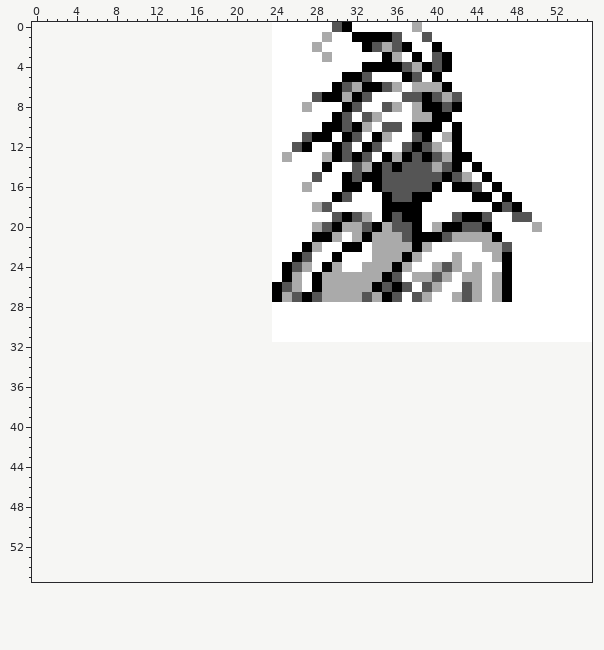
One commit to this pixel-art sprite: pic/monback/moltresb.png. Above, as it was before the edit.
The file is 32x32 pixels. The old version is drawn lined up with the new one, on the new canvas.
Once edited:
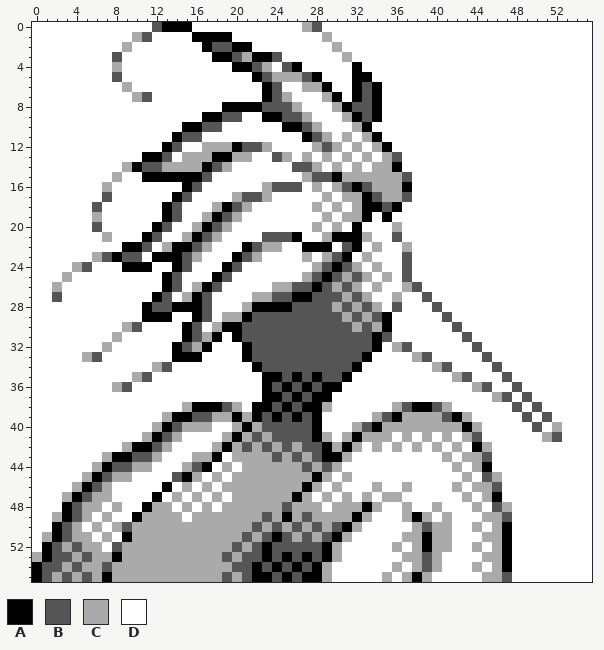
Palette (. is transparent): A #000000  B #555555  C #aaaaaa  D #ffffff
The exact change:
canvas 32x32 -> 56x56, the old top-left corner now at 24,0
@@ x 0..55 @@
- 0 ........................DDDDDDBADDDDDDCDDDDDDDDDDDDDDDDD
- 1 ........................DDDDDCDDAAAABDDBDDDDDDDDDDDDDDDD
- 2 ........................DDDDCDDDDABCBADDADDDDDDDDDDDDDDD
- 3 ........................DDDDDCDDDDDACDADBADDDDDDDDDDDDDD
- 4 ........................DDDDDDDDDAAAABCABADDDDDDDDDDDDDD
- 5 ........................DDDDDDDAABDDDABDADDDDDDDDDDDDDDD
- 6 ........................DDDDDDABCAABCDCCCADDDDDDDDDDDDDD
- 7 ........................DDDDBAACABDDDBBABCBDDDDDDDDDDDDD
- 8 ........................DDDCDDDABDDBCDCAABADDDDDDDDDDDDD
- 9 ........................DDDDDDABDBCDDDCCAADDDDDDDDDDDDDD
-10 ........................DDDDDAABACDBBDAAADADDDDDDDDDDDDD
-11 ........................DDDBAADABDACDDBADCADDDDDDDDDDDDD
-12 ........................DDBADDABDABDDBABCDADDDDDDDDDDDDD
-13 ........................DCDDDCABABDACABABCAADDDDDDDDDDDD
-14 ........................DDDDDADDBCABABBBCBADADDDDDDDDDDD
-15 ........................DDDDBDDABAABBBBBBABCDADDDDDDDDDD
-16 ........................DDDCDDDAADABBBBBADAABDADDDDDDDDD
-17 ........................DDDDDDABDDDABBAADDDDAADADDDDDDDD
-18 ........................DDDDCBDDDDDAAAADDDDDDDABADDDDDDD
-19 ........................DDDDDDBABCDABAADDDBAABDDBBDDDDDD
-20 ........................DDDDCBACCBACBBADCAABBADDDDCDDDDD
-21 ........................DDDDAACDCACCCBAAABCCCCADDDDDDDDD
-22 ........................DDDACDDAADCCCCACDDDDDCCBDDDDDDDD
-23 ........................DDABDDADDDCCCACDDDCDDDCADDDDDDDD
-24 ........................DABCDACDDCCCACDDCBCDCDDADDDDDDDD
-25 ........................DACDACCCCCCABDCCBCDCCDCADDDDDDDD
-26 ........................ABCDACCCCCABABDBCDDBCDCADDDDDDDD
-27 ........................ACBABCCCCBCABDBCDDCBCDCADDDDDDDD
-28 ........................DDDDDDDDDDDDDDDDDDDDDDDDDDDDDDDD
-29 ........................DDDDDDDDDDDDDDDDDDDDDDDDDDDDDDDD
-30 ........................DDDDDDDDDDDDDDDDDDDDDDDDDDDDDDDD
-31 ........................DDDDDDDDDDDDDDDDDDDDDDDDDDDDDDDD
-32 ........................................................
-33 ........................................................
-34 ........................................................
-35 ........................................................
-36 ........................................................
-37 ........................................................
-38 ........................................................
-39 ........................................................
-40 ........................................................
-41 ........................................................
-42 ........................................................
-43 ........................................................
-44 ........................................................
-45 ........................................................
-46 ........................................................
-47 ........................................................
-48 ........................................................
-49 ........................................................
-50 ........................................................
-51 ........................................................
-52 ........................................................
-53 ........................................................
-54 ........................................................
-55 ........................................................
+ 0 DDDDDDDDDDDDBAAADDDDDDDDDDDCBDDDDDDDDDDDDDDDDDDDDDDDDDDD
+ 1 DDDDDDDDDDCBDDDDAAAADDDDDDDDDCDDDDDDDDDDDDDDDDDDDDDDDDDD
+ 2 DDDDDDDDDCDDDDDDDABBAADDDDDDDDCDDDDDDDDDDDDDDDDDDDDDDDDD
+ 3 DDDDDDDDBDDDDDDDDDAABCAABDDDDDDCDDDDDDDDDDDDDDDDDDDDDDDD
+ 4 DDDDDDDDCDDDDDDDDDDDAABCDBADDDDDADDDDDDDDDDDDDDDDDDDDDDD
+ 5 DDDDDDDDBDDDDDDDDDDDDDABCCCBADDDAADDDDDDDDDDDDDDDDDDDDDD
+ 6 DDDDDDDDDCDDDDDDDDDDDDDABDDCCADDABADDDDDDDDDDDDDDDDDDDDD
+ 7 DDDDDDDDDDCBDDDDDDDDDDDABCDDDCADABADDDDDDDDDDDDDDDDDDDDD
+ 8 DDDDDDDDDDDDDDDDDDDAAAABBBCDDDCABBADDDDDDDDDDDDDDDDDDDDD
+ 9 DDDDDDDDDDDDDDDDDAABBDDAABBCDDDCABADDDDDDDDDDDDDDDDDDDDD
+10 DDDDDDDDDDDDDDDAABBDDDDDDAABCDDDCADDDDDDDDDDDDDDDDDDDDDD
+11 DDDDDDDDDDDDDDABBDDDDDDDDDDABCDCDCADDDDDDDDDDDDDDDDDDDDD
+12 DDDDDDDDDDDDDABDDCCCABBCDDDDCBCDCDCADDDDDDDDDDDDDDDDDDDD
+13 DDDDDDDDDDDAABDCCCAACCDDBCDCDCDCDCDCBDDDDDDDDDDDDDDDDDDD
+14 DDDDDDDDDCABBCCCCABCDDDDDDBBCDCDCDCCADDDDDDDDDDDDDDDDDDD
+15 DDDDDDDDCDDAAAAAABDDDDDDDDDCBBACCCCCCBDDDDDDDDDDDDDDDDDD
+16 DDDDDDDCDDDDDDDABDDDDDDCBBBDCDCBABCCCADDDDDDDDDDDDDDDDDD
+17 DDDDDDDBDDDDDDABDDDDCBBCDDDDDCDCCABCCBDDDDDDDDDDDDDDDDDD
+18 DDDDDDBDDDDDDABDDDCABCDDDDDDCDCDCAABADDDDDDDDDDDDDDDDDDD
+19 DDDDDDCDDDDDDABDDCABCDDDDDDDDCDCCADADDDDDDDDDDDDDDDDDDDD
+20 DDDDDDBDDDDDABDDCABCDDDDDDDDCDCDADDDCDDDDDDDDDDDDDDDDDDD
+21 DDDDDDDCDDDABDDCABCDDDDBBBADDCAAACDDBDDDDDDDDDDDDDDDDDDD
+22 DDDDDDDDDAABDCAABCDDDABCCDDAAADBADCDDCDDDDDDDDDDDDDDDDDD
+23 DDDDDDCBABBDAAABCDDDABCDDDDCDCBADCDDDBDDDDDDDDDDDDDDDDDD
+24 DDDDCBDDDAAADDABDDDABDDDDDDDCBABCDCDDBDDDDDDDDDDDDDDDDDD
+25 DDDCDDDDDDDDDABDDDABDDDDDDDCBABCBCDCDBDDDDDDDDDDDDDDDDDD
+26 DDCDDDDDDDDDDABDCABDDDDDCCBBABCBCDCDDCBDDDDDDDDDDDDDDDDD
+27 DDBDDDDDDDDDABDCABDDDDCCBBAABBBCBCDDCDDBDDDDDDDDDDDDDDDD
+28 DDDDDDDDDDDABBAAABDDDCAAAABBBBCBCBCDBDDDBDDDDDDDDDDDDDDD
+29 DDDDDDDDDDDAAADDABDCCABBBBBBBBBCBCBADDDDDBDDDDDDDDDDDDDD
+30 DDDDDDDDDCBDDDDABDCAABBBBBBBBBBBCBCADDDDDDBDDDDDDDDDDDDD
+31 DDDDDDDDCDDDDDDABCADABBBBBBBBBBBBBABDDDDDDDBDDDDDDDDDDDD
+32 DDDDDDDCDDDDDDABCADDDABBBBBBBBBBBBADCBDDDDDDBDDDDDDDDDDD
+33 DDDDDCBDDDDDDDAAADDDDABBBBBBBBBBBADDDDCBDDDDDBDDDDDDDDDD
+34 DDDDDDDDDDDDCBDDDDDDDDABBBBBBBBBADDDDDDDCBDDDDBDDDDDDDDD
+35 DDDDDDDDDDCBDDDDDDDDDDDAABABABBADDDDDDDDDDCBDDDBDDDDDDDD
+36 DDDDDDDDCBDDDDDDDDDDDDDABABABAADDDDDDDDDDDDDCBDDBDDDDDDD
+37 DDDDDDDDDDDDDDDDDDDDDDDAABABAADDDDDDDDDDDDDDDDCBDBDDDDDD
+38 DDDDDDDDDDDDDDDCAAABCDAABABAACDDDDDDCBAABCDDDDDDBDBDDDDD
+39 DDDDDDDDDDDDDCAABBCCACABABABADDDDDCBACCCCBACDDDDDBDBDDDD
+40 DDDDDDDDDDDDCABCCCDDCACBBBBBADDDCBACCCCCCCCACDDDDDBDCDDD
+41 DDDDDDDDDDDCABCDDDDCACBCBBBBACDCACCCDCDCDCDCBDDDDDDCBDDD
+42 DDDDDDDDDCAABCDDDDCACBCBCBCBBACACDCDCDCDCDCDACDDDDDDDDDD
+43 DDDDDDDCAABBCDDDCCADCCCCBCBCBAACDDDDDDDDDCDCCBDDDDDDDDDD
+44 DDDDDDCABBCCDDDCBADCDCCCCCCBCBCDDDDDDDDDDDCDCADDDDDDDDDD
+45 DDDDDCABCCDDDDBACDCDCCCCCCCCACDCDDDDDDDDDDDCDBCDDDDDDDDD
+46 DDDDCABCDDDDDADCDCDCCCCCCCCACDCDDDCDDCDDDDCDCCBDDDDDDDDD
+47 DDDCABCCDDDDADCDCDCDCCCCCCACDCDCDCDCCDDDDDDCDCADDDDDDDDD
+48 DDDABCCDCDDACCDCDCDCCCCCCBCCCDCCCACDDCDDCDDDCDBCDDDDDDDD
+49 DDCABCDCDDACCCCDCCCCCCCBCACBCCCCACDDDCACDCDDDCCBDDDDDDDD
+50 DDABCDCDCBCCCCCCCCCCCCBCBCBCBCBACDDDDDCBCCDDCDCADDDDDDDD
+51 DCABCCDCDACCCCCCCCCCCBCBABCBCBACDDDDDCCACCDDDCCADDDDDDDD
+52 DABCBCCDBCCCCCCCCCCCBCBABBBBBACDDDDDCDCACCDDCDCADDDDDDDD
+53 CABBCBCCACCCCCCCCCCBCBBABABABACDDDDDDCCBCDDDDCCADDDDDDDD
+54 ABBCBCCBCCCCCCCCCCCCBBABABABACDDDDDDCDCBCDDDCDCADDDDDDDD
+55 ABCBCBCACCCCCCCCCCCBCBAABABAACDDDDDCDCACDDDDDCCBDDDDDDDD
Boxes around the changes in both pictures, in picture pixels (x1, y1, x2, y2):
changed: (32, 22, 592, 582)
